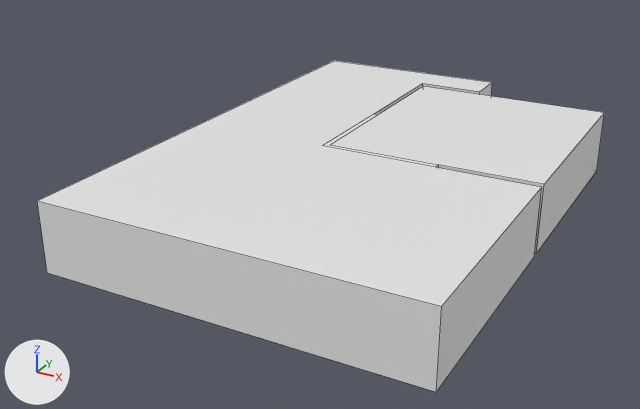
The Blender file Models/SalleCafette.blend, before and after one commit.
Both versions are drawn from a 50 mm camera at (14.3, -31.4, 16.1) aimed at (-2.9, -0.2, 0.5). Arrows for +X, +Y and +Z are at lower left; the lights stay in place. Mesh edges are drawn as thin lines.
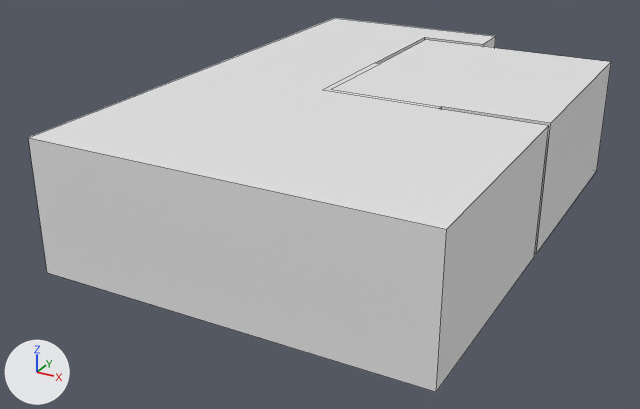
The newer file is also rescaled (x0.5), turned or shifted as a whole; pictures and numbers use the older file's frame.

The change, as a list of edits to the scene's bpy script:
```text
Change me_plane_001:
    where me_plane_001.from_pydata(...)  # 93 vertices, 59 faces; spans x -1.63..2.37, y -3.37..2.5, z -0.75..0.0
    used by ob_plane; location = (0.0, 0.0, 0.0); scale = (-4.0, -4.0, -4.0)
    me_plane_001 part 1: all 17 vertices in x -1.63..2.37, y -3.37..2.5, z -0.75 are moved by (0.0, 0.0, -0.62)
```

Changed parts and their boxes (x1, y1, x2, y2) in the pictures (640 x 409 px; the box of a moved part takes in the faces that stretch with it):
'Plane', reshaped (13% taller)
    before: (37, 61, 604, 392)
    after: (28, 18, 611, 392)
part 1 of me_plane_001, moved or reshaped
    before: (37, 83, 604, 392)
    after: (28, 37, 611, 392)
